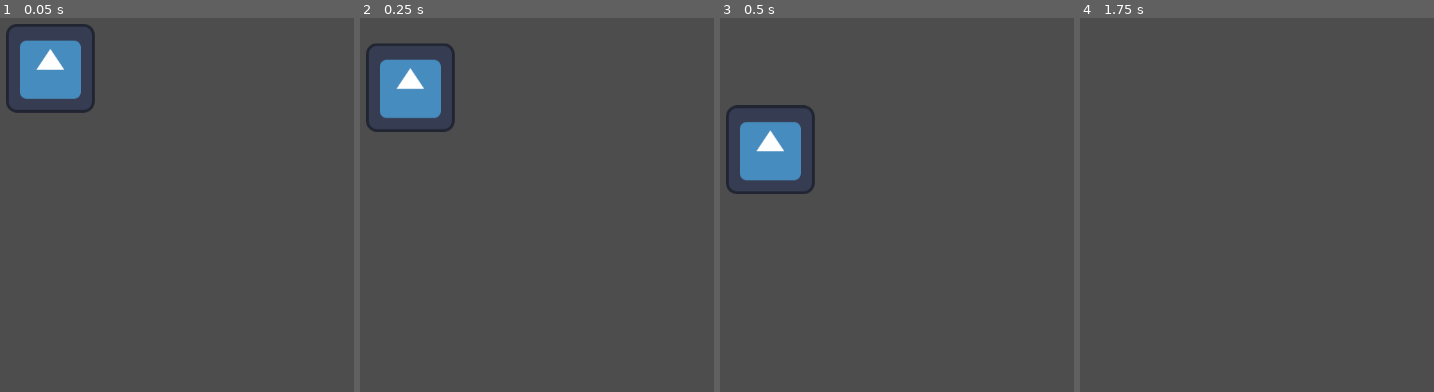
Above: before the commit, frames 1-4 (left to right).
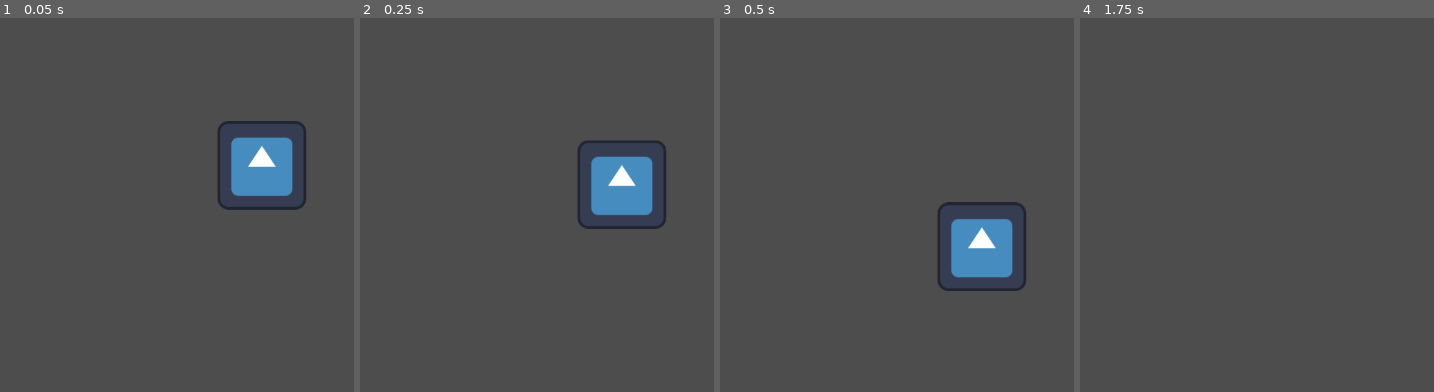
Above: after the commit, the same moments.

Repository: lucbic64/godot-platformer-game
Game: Godot game, scene res://scenes/test_world.tscn
Two runs of this game, one before a commit and one after it. Both use one fixed random seed, a clock stepped at 60 frames per second and the inputs below. The engine's default icon, where the game draws it, is replaced by a stand-in: a white triangle on a blue panel in a dark square.
Inputs:
- Up to frame 1 (0.05 s): no input
- Up to frame 2 (0.25 s): no input
- Up to frame 3 (0.5 s): no input
- Up to frame 4 (1.75 s): tap Enter (ui_accept) at 0.5, 0.77, 1.52 s; hold Right (ui_right) from 0.53 s (still down)

The runs differ from the first frame. In frame 1, 7.0% of the frame differs, in the area x 1-87%, y 1-52%; in frame 2, 7.0%; in frame 3, 7.0%, in the area x 1-87%, y 23-73%; in frame 4, nothing differs.

Commit message:
Move Player
moved the player for testing purposes

Diff:
--- a/scenes/test_world.tscn
+++ b/scenes/test_world.tscn
@@ -8,7 +8,9 @@
 [node name="TestWorld" type="Node2D"]
 
 [node name="Player" type="CharacterBody2D" parent="."]
+position = Vector2(305, 140)
 script = ExtResource("1_q8arx")
+metadata/_edit_group_ = true
 
 [node name="CollisionShape2D" type="CollisionShape2D" parent="Player"]
 shape = SubResource("RectangleShape2D_xpq11")
